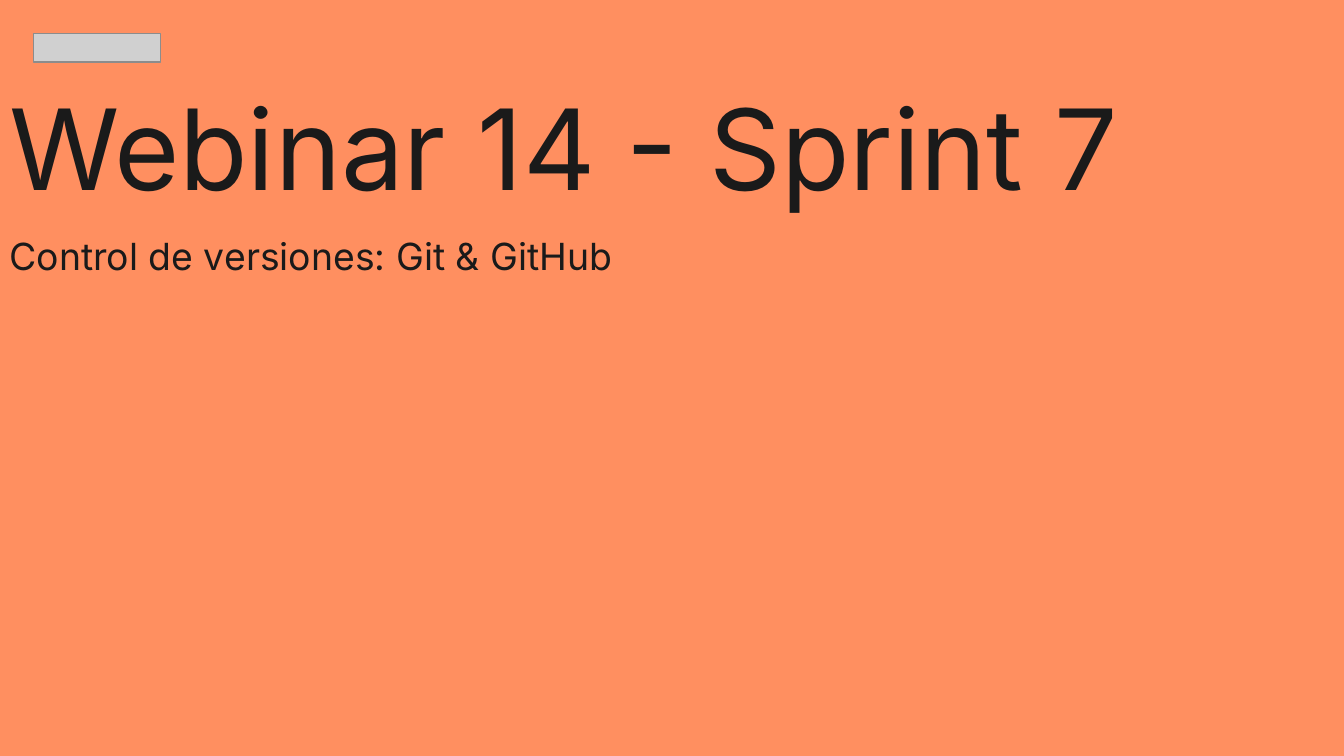
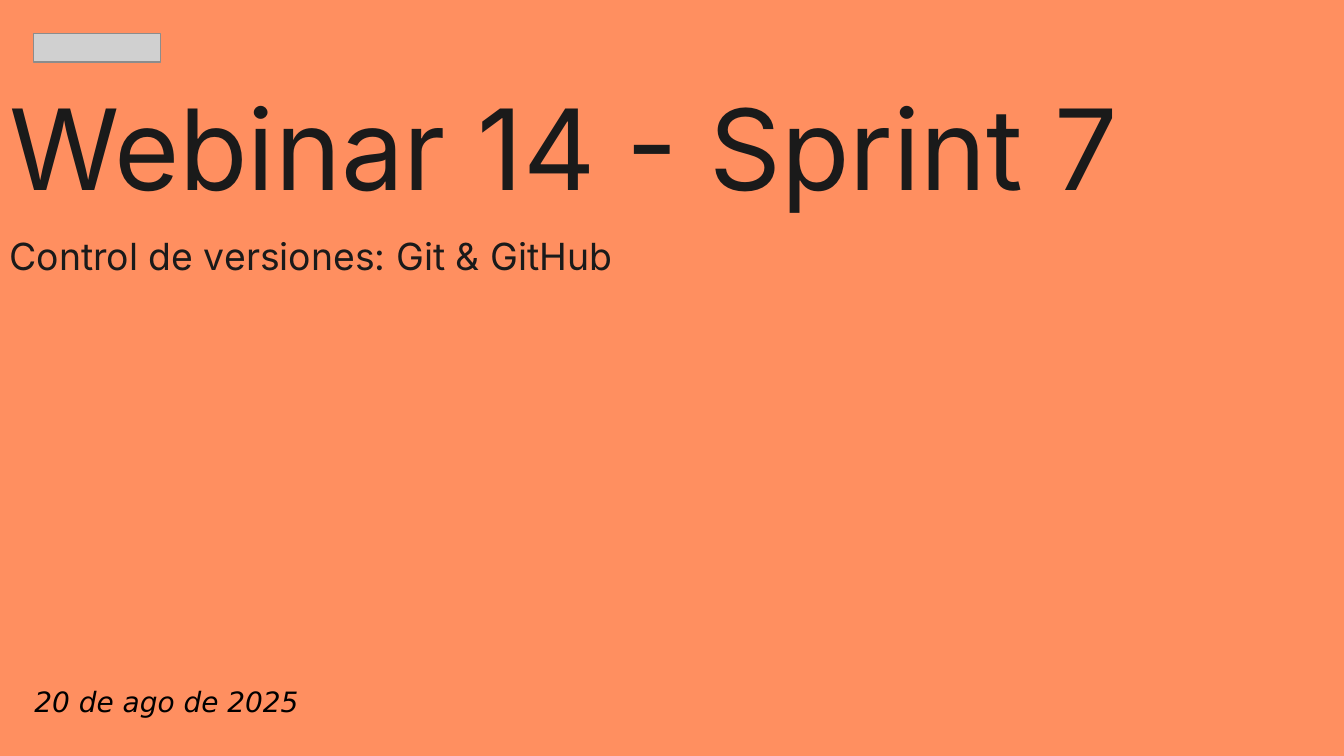
Before and after one commit to zyntonyson/bootcamp_ds_da, a slide deck: slide 1 of 07-herramientas-desarrollo/14-git.pptx. Drawn at 1344x756 pixels with LibreOffice and Linux fonts; fonts in the diff are those of the drawing; grey boxes stand for pictures. Boxes give left, top, right and bottom in pixels: in the first picture for what was removed or moved away, otherwise in the second. Text is boxed around its words. In the diff, an @@ line names an element or a change of style, - is before the commit and + after.

```diff
--- a/07-herramientas-desarrollo/14-git.pptx
+++ b/07-herramientas-desarrollo/14-git.pptx
@@ text added at [34,690,298,718], 15 pt, text #000000, italic @@
+20 de ago de 2025
```
Also in this commit, not shown: 1 other slide changed, 8 other files.
